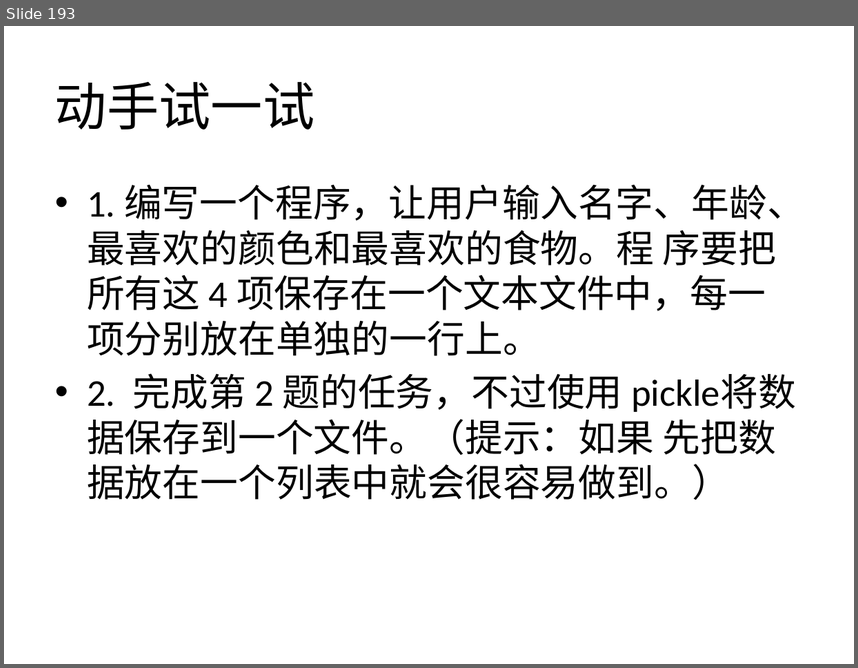
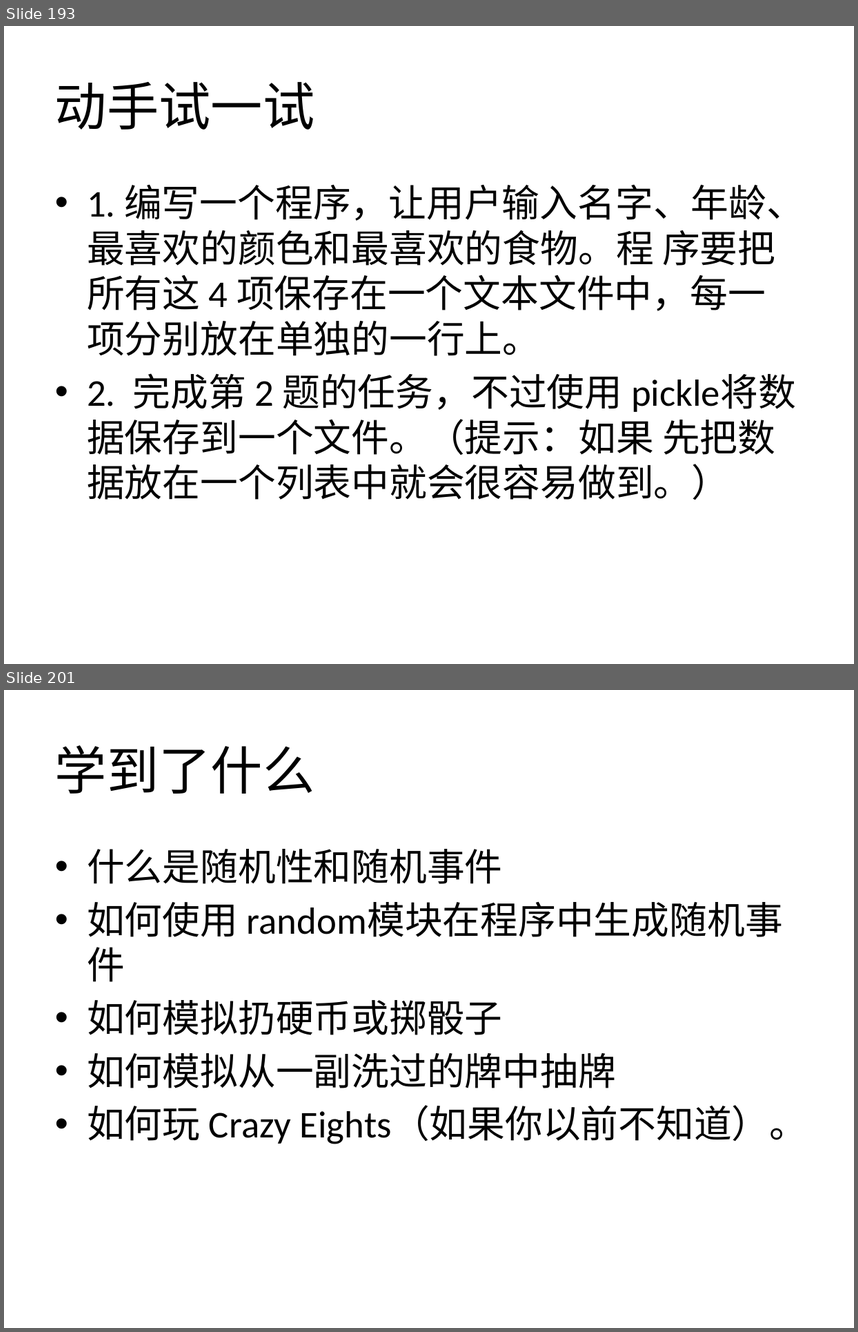
Before and after one commit to zhinan18/Python3, a slide deck: readme/Python3.pptx. Shown one above the other, each under a label of ours: slide 193 before the commit, slides 193 and 201 after it; the slides between them are not shown. The pictures are 858x668 and 858x1332 pixels, drawn with LibreOffice and Linux fonts; fonts in the diff are those of the drawing. Boxes give left, top, right and bottom in pixels: in the first picture for what was removed or moved away, otherwise in the second. Text is boxed around its words. In the diff, an @@ line names an element or a change of style, - is before the commit and + after.

```diff
--- a/readme/Python3.pptx
+++ b/readme/Python3.pptx
@@ slide 201 added at <box>4,690,854,1328</box>, background #FFFFFF @@
@@ title added at <box>55,745,314,793</box>, 44 pt, text #000000 @@
+学到了什么
@@ text added at <box>87,849,808,1144</box>, 32 pt, text #000000 @@
+• 什么是随机性和随机事件
+• 如何使用 random模块在程序中生成随机事件
+• 如何模拟扔硬币或掷骰子
+• 如何模拟从一副洗过的牌中抽牌
+• 如何玩 Crazy Eights（如果你以前不知道）。
```
Also in this commit, not shown: 9 other slides added, 5 other files.
